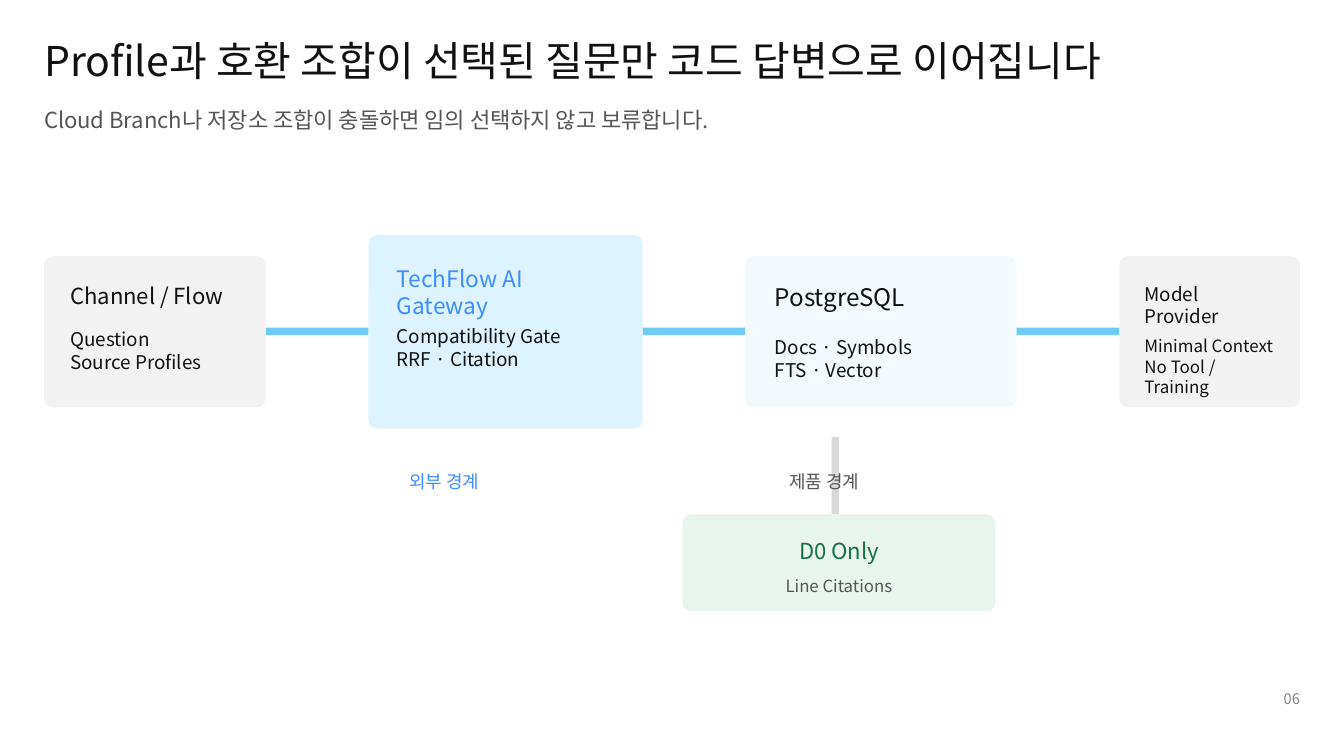
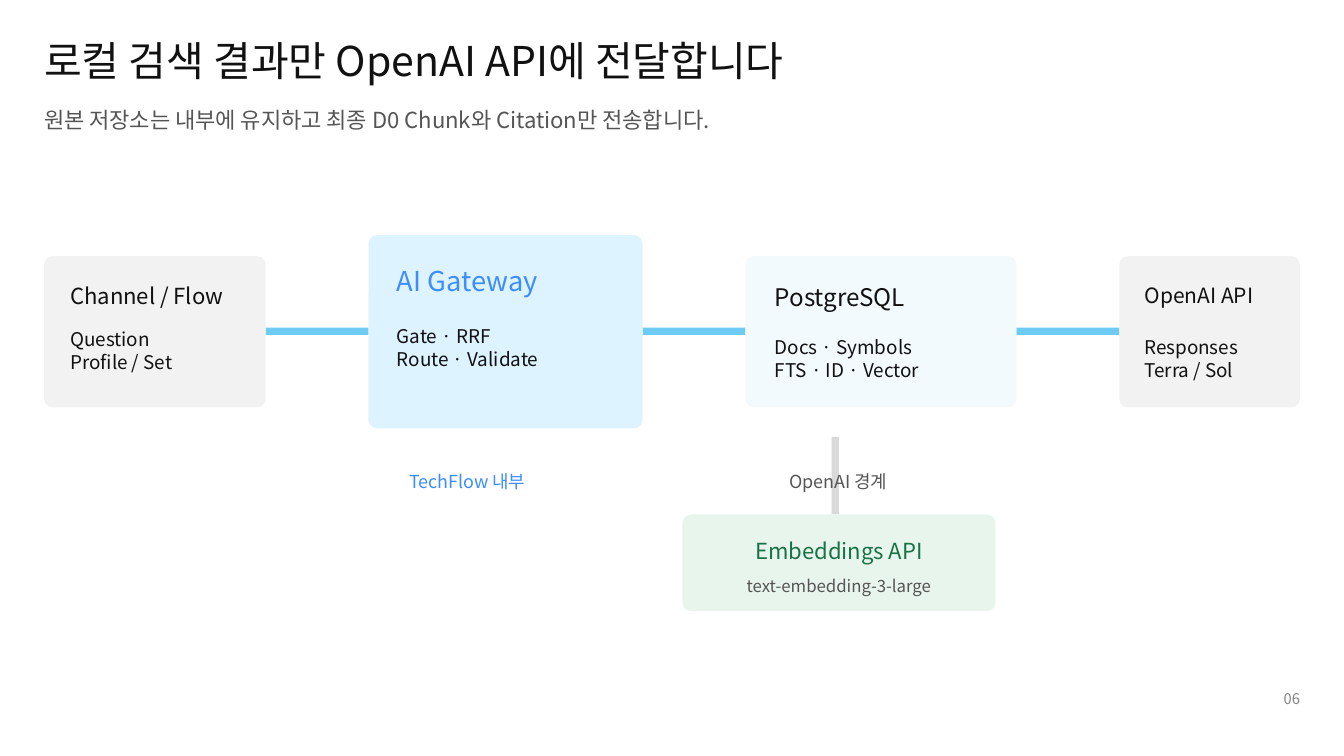
Before and after one commit to ablecloud-team/ablestack-techflow, a slide deck: slide 6 of output/presentation/techflow-rag-poc-design.pptx. Drawn at 1344x756 pixels with LibreOffice and Linux fonts; fonts in the diff are those of the drawing. Boxes give left, top, right and bottom in pixels: in the first picture for what was removed or moved away, otherwise in the second. Text is boxed around its words. In the diff, an @@ line names an element or a change of style, - is before the commit and + after.

Commit message:
Issue #20 OpenAI RAG 런타임 설계 보강

```diff
--- a/output/presentation/techflow-rag-poc-design.pptx
+++ b/output/presentation/techflow-rag-poc-design.pptx
@@ text at <box>44,41,784,86</box>: text changed @@
-Profile과 호환 조합이 선택된 질문만 코드 답변으로 이어집니다
+로컬 검색 결과만 OpenAI API에 전달합니다
@@ text at <box>44,109,709,130</box>: text changed @@
-Cloud Branch나 저장소 조합이 충돌하면 임의 선택하지 않고 보류합니다.
+원본 저장소는 내부에 유지하고 최종 D0 Chunk와 Citation만 전송합니다.
@@ text at <box>397,270,538,298</box>: text changed; size 16.2 to 19.5 pt @@
-TechFlow AI Gateway
+AI Gateway
@@ text at <box>1144,287,1253,308</box>: text changed; size 13.5 to 15 pt @@
-Model Provider
+OpenAI API
@@ text at <box>397,329,539,367</box>: text changed @@
-Compatibility Gate
-RRF · Citation
+Gate · RRF
+Route · Validate
@@ text at <box>70,349,173,370</box>: text changed @@
-Source Profiles
+Profile / Set
@@ text at <box>1144,340,1238,378</box>: text changed; size 12.1 to 13.5 pt @@
-Minimal Context
-No Tool / Training
+Responses
+Terra / Sol
@@ text at <box>775,363,919,378</box>: text changed @@
-FTS · Vector
+FTS · ID · Vector
@@ text at <box>410,473,525,490</box>: text changed @@
-외부 경계
+TechFlow 내부
@@ text at <box>790,473,888,492</box>: text changed @@
-제품 경계
+OpenAI 경계
@@ text at <box>755,541,923,565</box>: text changed @@
-D0 Only
+Embeddings API
@@ text at <box>747,578,931,596</box>: text changed @@
-Line Citations
+text-embedding-3-large
```
Also in this commit, not shown: 6 other slides changed, 1 slide added, 1 slide removed, 15 other files.
